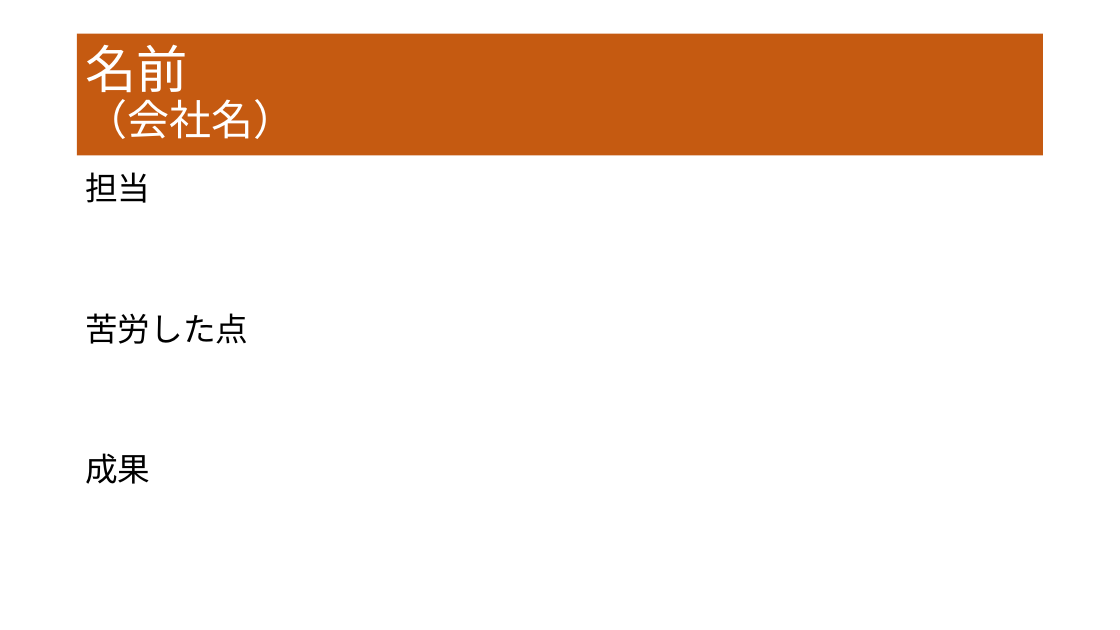
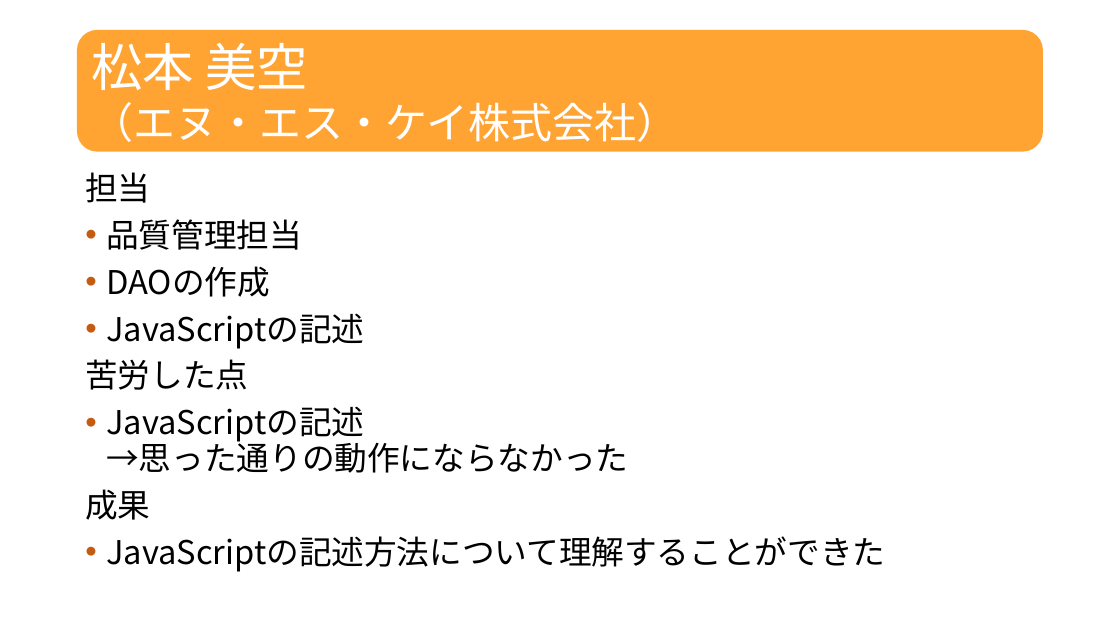
Before and after one commit to dojo2022/F-3, a slide deck: slide 21 of doc/プレゼン資料_F3_なかおっち.pptx. Drawn at 1120x630 pixels with LibreOffice and Linux fonts; fonts in the diff are those of the drawing. Boxes give left, top, right and bottom in pixels: in the first picture for what was removed or moved away, otherwise in the second. Text is boxed around its words. In the diff, an @@ line names an element or a change of style, - is before the commit and + after.

```diff
--- a/doc/プレゼン資料_F3_なかおっち.pptx
+++ b/doc/プレゼン資料_F3_なかおっち.pptx
@@ rounded rectangle "松本 美空": place and size @@
-rounded rectangle "松本 美空" at (77,34,1044,155)
+rounded rectangle "松本 美空" at (77,30,1044,152)
@@ rounded rectangle "松本 美空" at (77,30,1044,152): title to rounded rectangle; fill #C55A11 to #FFA333 @@
@@ text in rounded rectangle at (91,43,678,142): text changed @@
-名前
-（会社名）
+松本 美空
+（エヌ・エス・ケイ株式会社）
@@ text at (106,219,364,349): paragraphs added @@
+• 品質管理担当
+• DAOの作成
+• JavaScriptの記述
@@ text at (106,406,628,473): paragraph added @@
+• JavaScriptの記述
+  →思った通りの動作にならなかった
@@ text at (106,536,885,572): paragraph added @@
+• JavaScriptの記述方法について理解することができた
```
Also in this commit, not shown: 7 other slides changed, 2 slides added, 3 slides removed.
